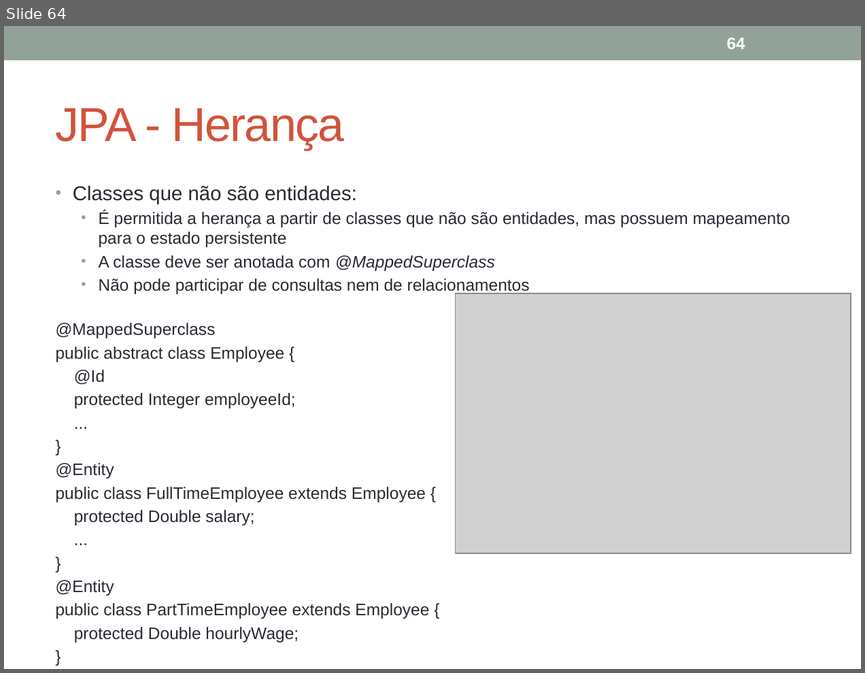
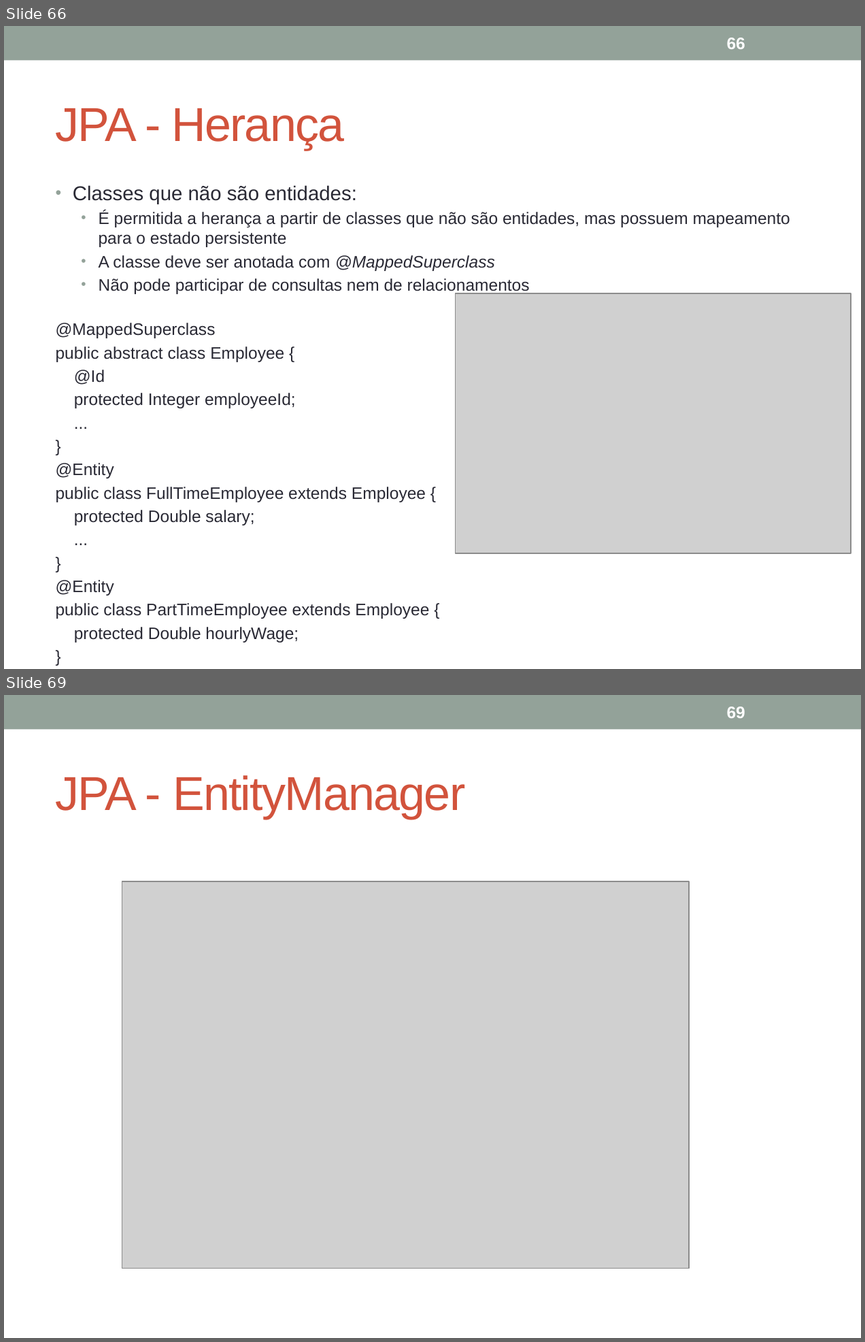
Before and after one commit to VanusaASilva/VanusaASilva, a slide deck: Material/JavaEE_JPA.pptx. Shown one above the other, each under a label of ours: slide 64 before the commit, slides 66 and 69 after it; the slides between them are not shown. The pictures are 865x673 and 865x1342 pixels, drawn with LibreOffice and Linux fonts; fonts in the diff are those of the drawing; grey boxes stand for pictures. Boxes give left, top, right and bottom in pixels: in the first picture for what was removed or moved away, otherwise in the second. Text is boxed around its words. In the diff, an @@ line names an element or a change of style, - is before the commit and + after.

```diff
--- a/Material/JavaEE_JPA.pptx
+++ b/Material/JavaEE_JPA.pptx
@@ slide 69 added at <box>4,695,861,1338</box>, background #FFFFFF; not listed: 1 template element that a slide beside it also shows @@
@@ page number added at <box>727,707,745,718</box>, 14 pt, text #FFFFFF, bold @@
+69
@@ title added at <box>56,775,465,819</box>, 40 pt, text #D2533C @@
+JPA - EntityManager
@@ picture added at <box>122,882,689,1268</box> @@
@@ what was slide 64 is now slide 66 @@
@@ page number at <box>727,38,745,49</box>: text changed @@
-64
+66
```
Also in this commit, not shown: 1 slide changed, 91 other slides added, 55 other files.
